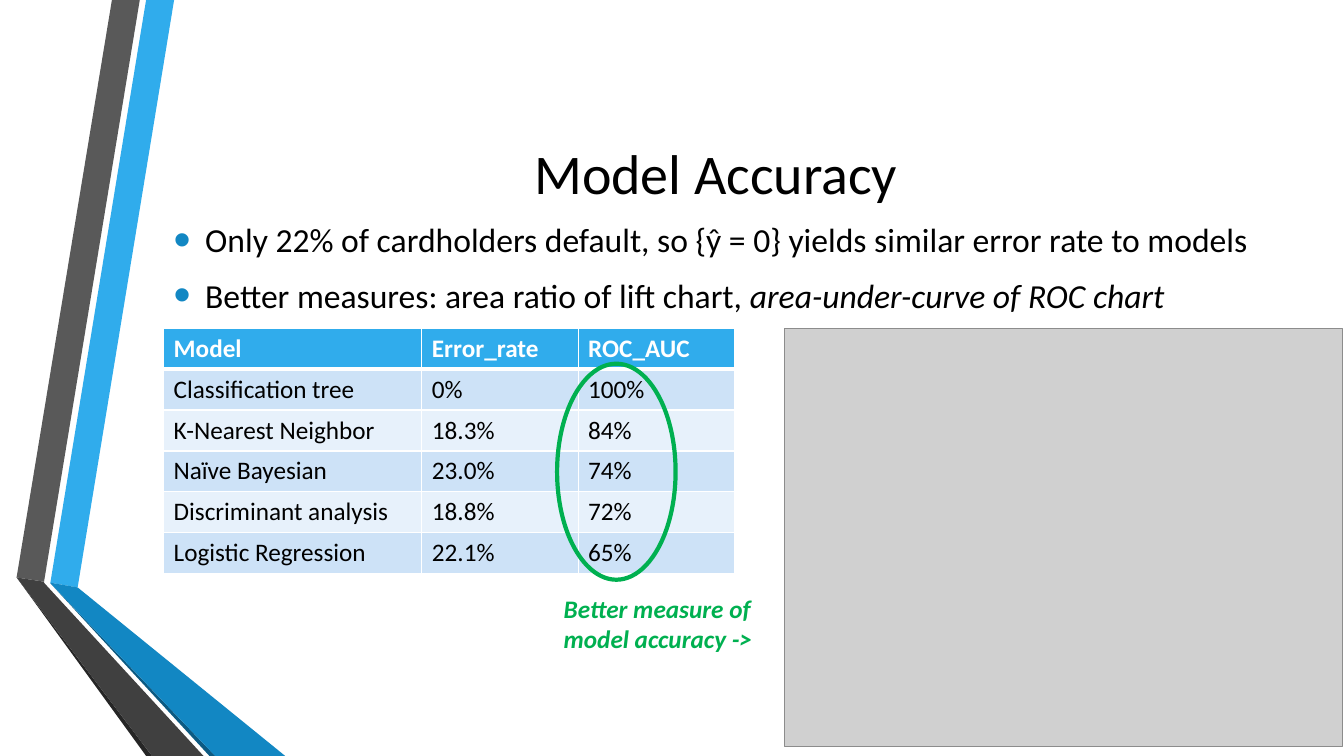
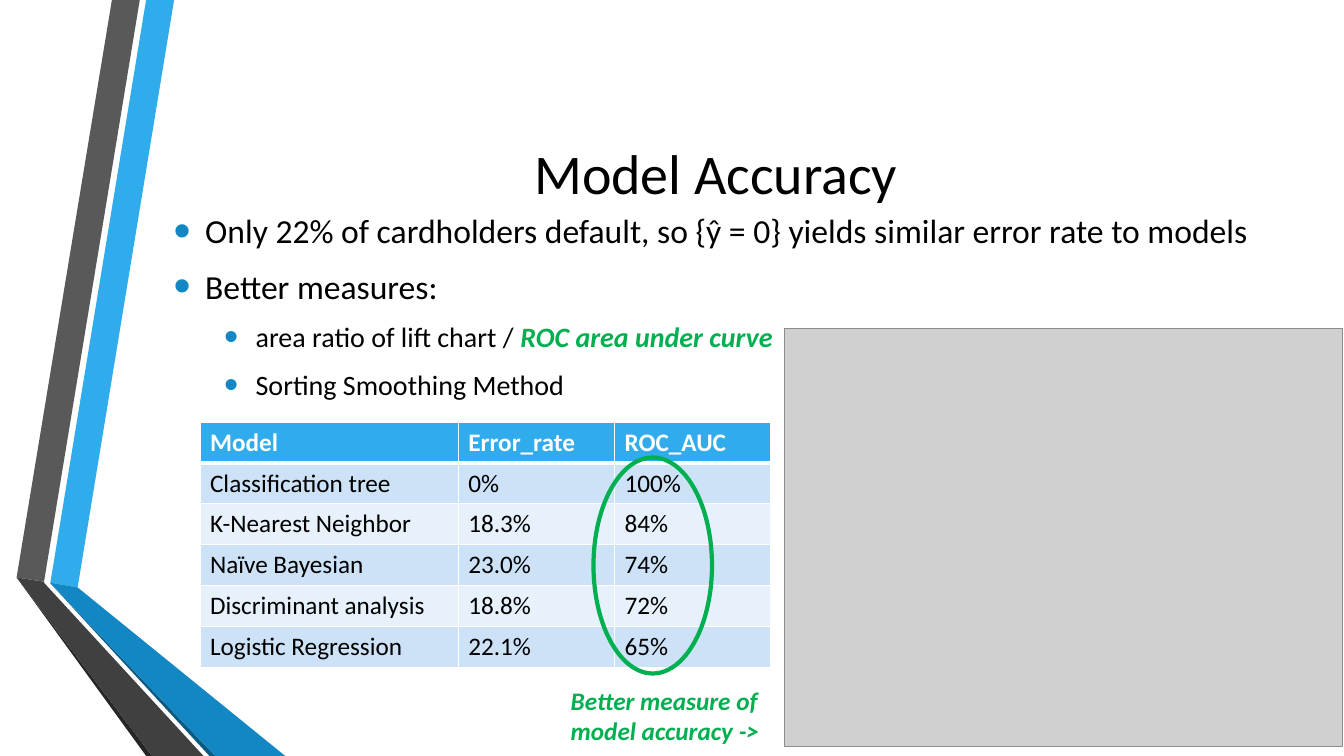
Before and after one commit to jb08/credit_card_default_ML, a slide deck: slide 5 of Predicting_Credit_Card_defaults.pptx. Drawn at 1344x756 pixels with LibreOffice and Linux fonts; fonts in the diff are those of the drawing; grey boxes stand for pictures; background and template pictures are left out. Boxes give left, top, right and bottom in pixels: in the first picture for what was removed or moved away, otherwise in the second. Text is boxed around its words. In the diff, an @@ line names an element or a change of style, - is before the commit and + after.

```diff
--- a/Predicting_Credit_Card_defaults.pptx
+++ b/Predicting_Credit_Card_defaults.pptx
@@ text "Only 22% of cardholders default, ...": place and size @@
-text "Only 22% of cardholders default, ..." at [205, 227, 1247, 312]
+text "Only 22% of cardholders default, ..." at [205, 218, 1247, 400]
@@ text at [205, 277, 772, 400]: text changed; size 24 to 20 pt @@
-• Better measures: area ratio of lift chart, area-under-curve of ROC chart
+• Better measures:
+  • area ratio of lift chart / ROC area under curve
+  • Sorting Smoothing Method
@@ table: place and size @@
-table at [163, 329, 734, 574]
+table at [200, 422, 770, 667]
@@ ellipse: place and size @@
-ellipse at [558, 364, 677, 580]
+ellipse at [594, 458, 713, 674]
@@ text "Better measure of model accuracy ...": place and size @@
-text "Better measure of model accuracy ..." at [564, 600, 750, 652]
+text "Better measure of model accuracy ..." at [571, 692, 757, 744]
```
Also in this commit, not shown: 5 other slides changed, 3 slides added, 1 slide removed, 2 other files.
